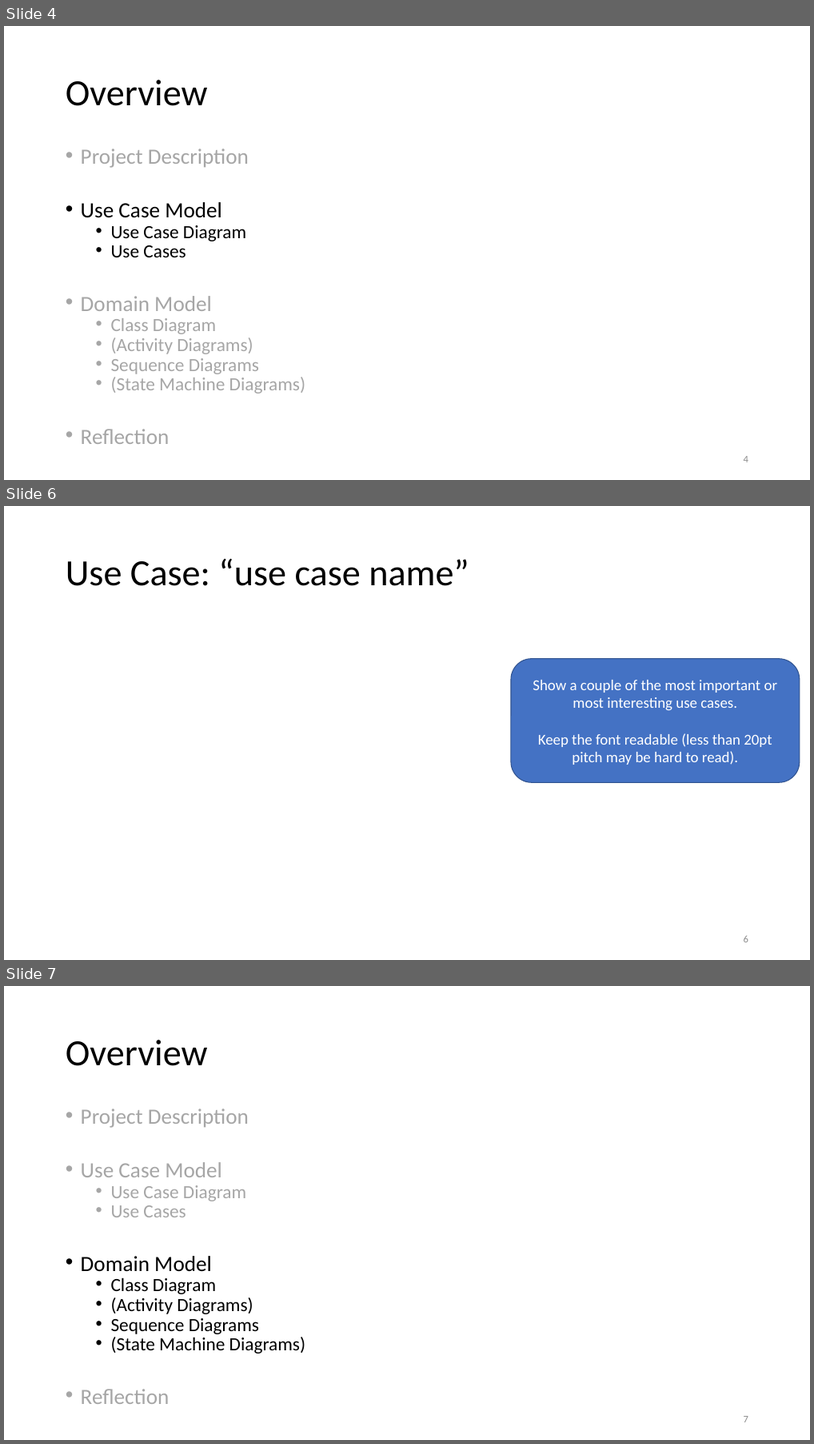
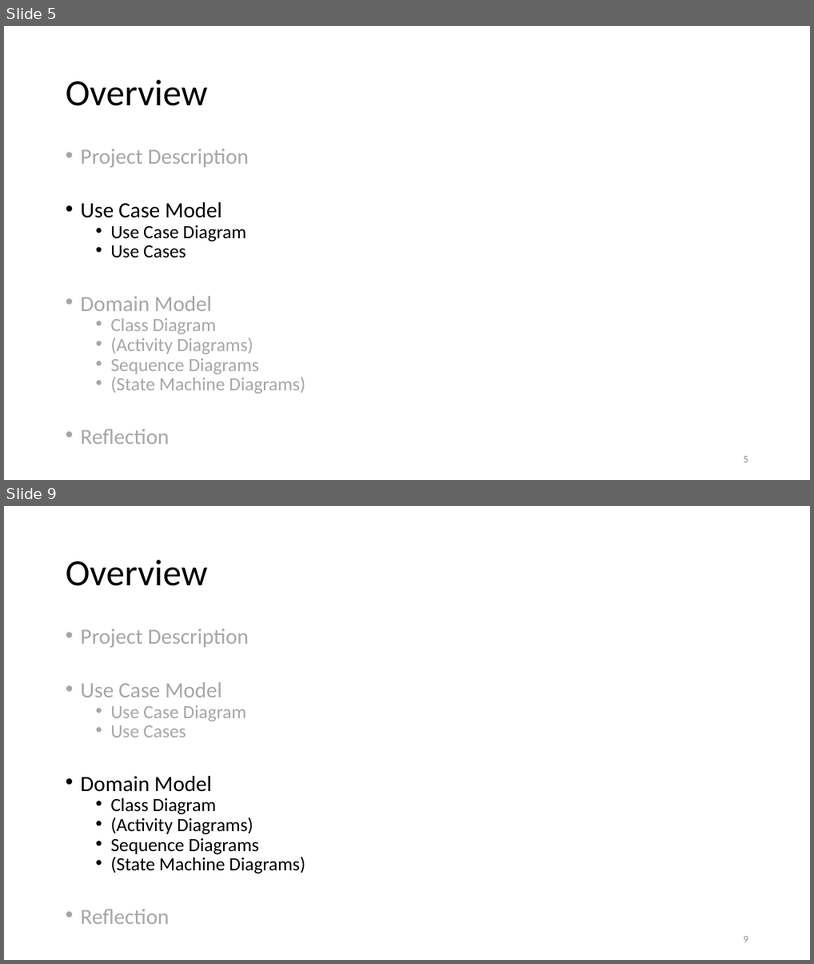
Before and after one commit to datduyng/networkflow.java, a slide deck: slides/increment02-use-case-analysis.pptx. Shown one above the other, each under a label of ours: slides 4, 6 and 7 before the commit, slides 5 and 9 after it; the slides between them are not shown. The pictures are 814x1444 and 814x964 pixels, drawn with LibreOffice and Linux fonts; fonts in the diff are those of the drawing. Boxes give left, top, right and bottom in pixels: in the first picture for what was removed or moved away, otherwise in the second. Text is boxed around its words. In the diff, an @@ line names an element or a change of style, - is before the commit and + after.

```diff
--- a/slides/increment02-use-case-analysis.pptx
+++ b/slides/increment02-use-case-analysis.pptx
@@ slide 6 removed at (x1=4, y1=506, x2=810, y2=960), background #FFFFFF @@
@@ title removed at (x1=66, y1=559, x2=470, y2=586) @@
-Use Case: “use case name”
@@ rounded rectangle removed at (x1=511, y1=659, x2=800, y2=782) @@
-Show a couple of the most important or most interesting use cases.
-Keep the font readable (less than 20pt pitch may be hard to read).
@@ page number removed at (x1=744, y1=935, x2=749, y2=942) @@
-6
@@ what was slide 4 is now slide 5 @@
@@ page number at (x1=744, y1=456, x2=749, y2=462): text changed @@
-4
+5
@@ what was slide 7 is now slide 9 @@
@@ page number at (x1=744, y1=936, x2=749, y2=942): text changed @@
-7
+9
```
Also in this commit, not shown: 5 slides changed, 6 slides added, 2 other slides removed, 2 other files.
